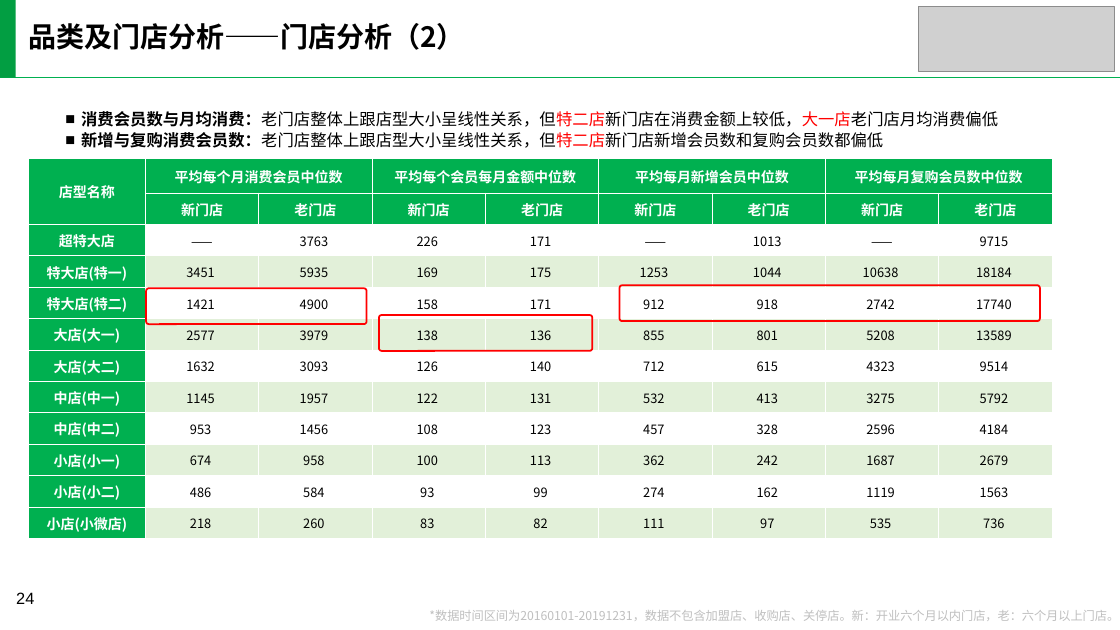
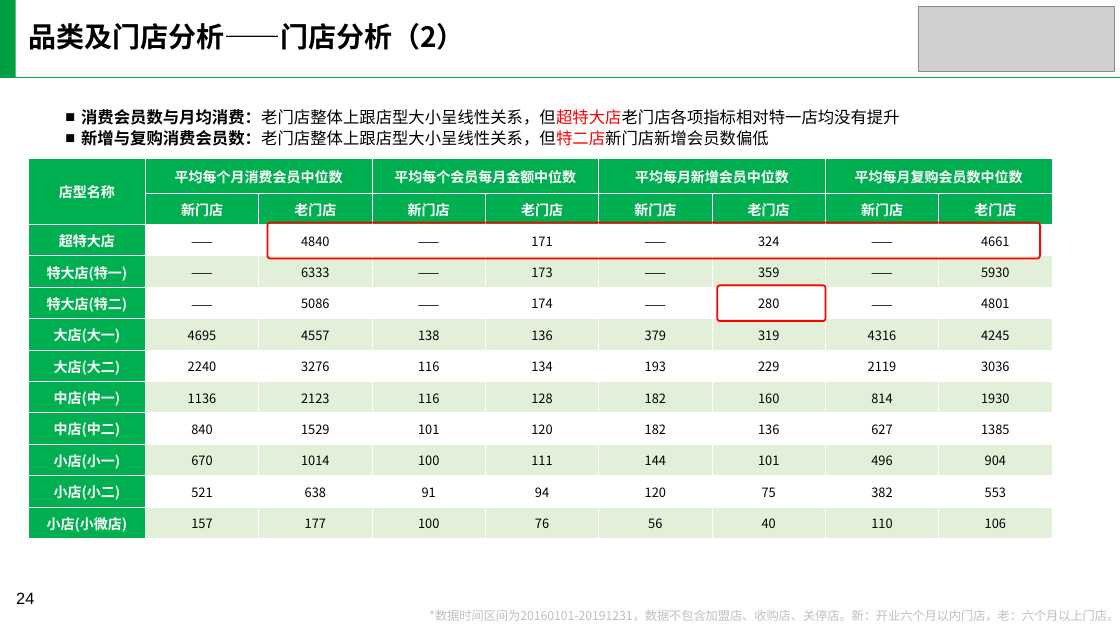
Before and after one commit to yaobozhang/YF_EB, a slide deck: slide 24 of 会员体系/会员分析/会员分析报告/会员分析报告201907/分析报告/会员分析v1.14/益丰大药房会员中心规划报告1.0--会员分析2020.1.17.pptx. Drawn at 1120x630 pixels with LibreOffice and Linux fonts; fonts in the diff are those of the drawing; grey boxes stand for pictures; background and template pictures are left out. Boxes give left, top, right and bottom in pixels: in the first picture for what was removed or moved away, otherwise in the second. Text is boxed around its words. In the diff, an @@ line names an element or a change of style, - is before the commit and + after.

```diff
--- a/会员体系/会员分析/会员分析报告/会员分析报告201907/分析报告/会员分析v1.14/益丰大药房会员中心规划报告1.0--会员分析2020.1.17.pptx
+++ b/会员体系/会员分析/会员分析报告/会员分析报告201907/分析报告/会员分析v1.14/益丰大药房会员中心规划报告1.0--会员分析2020.1.17.pptx
@@ text at box(81, 109, 900, 146): text changed @@
-■ 消费会员数与月均消费：老门店整体上跟店型大小呈线性关系，但特二店新门店在消费金额上较低，大一店老门店月均消费偏低
-■ 新增与复购消费会员数：老门店整体上跟店型大小呈线性关系，但特二店新门店新增会员数和复购会员数都偏低
+■ 消费会员数与月均消费：老门店整体上跟店型大小呈线性关系，但超特大店老门店各项指标相对特一店均没有提升
+■ 新增与复购消费会员数：老门店整体上跟店型大小呈线性关系，但特二店新门店新增会员数偏低
@@ table at box(29, 158, 1053, 539) @@
-row 3: 超特大店 | —— | 3763 | 226 | 171 | —— | 1013 | —— | 9715
+row 3: 超特大店 | —— | 4840 | —— | 171 | —— | 324 | —— | 4661
-row 4: 特大店(特一) | 3451 | 5935 | 169 | 175 | 1253 | 1044 | 10638 | 18184
+row 4: 特大店(特一) | —— | 6333 | —— | 173 | —— | 359 | —— | 5930
-row 5: 特大店(特二) | 1421 | 4900 | 158 | 171 | 912 | 918 | 2742 | 17740
+row 5: 特大店(特二) | —— | 5086 | —— | 174 | —— | 280 | —— | 4801
-row 6: 大店(大一) | 2577 | 3979 | 138 | 136 | 855 | 801 | 5208 | 13589
+row 6: 大店(大一) | 4695 | 4557 | 138 | 136 | 379 | 319 | 4316 | 4245
-row 7: 大店(大二) | 1632 | 3093 | 126 | 140 | 712 | 615 | 4323 | 9514
+row 7: 大店(大二) | 2240 | 3276 | 116 | 134 | 193 | 229 | 2119 | 3036
-row 8: 中店(中一) | 1145 | 1957 | 122 | 131 | 532 | 413 | 3275 | 5792
+row 8: 中店(中一) | 1136 | 2123 | 116 | 128 | 182 | 160 | 814 | 1930
-row 9: 中店(中二) | 953 | 1456 | 108 | 123 | 457 | 328 | 2596 | 4184
+row 9: 中店(中二) | 840 | 1529 | 101 | 120 | 182 | 136 | 627 | 1385
-row 10: 小店(小一) | 674 | 958 | 100 | 113 | 362 | 242 | 1687 | 2679
+row 10: 小店(小一) | 670 | 1014 | 100 | 111 | 144 | 101 | 496 | 904
-row 11: 小店(小二) | 486 | 584 | 93 | 99 | 274 | 162 | 1119 | 1563
+row 11: 小店(小二) | 521 | 638 | 91 | 94 | 120 | 75 | 382 | 553
-row 12: 小店(小微店) | 218 | 260 | 83 | 82 | 111 | 97 | 535 | 736
+row 12: 小店(小微店) | 157 | 177 | 100 | 76 | 56 | 40 | 110 | 106
@@ rounded rectangle: place and size @@
-rounded rectangle at box(146, 288, 366, 324)
+rounded rectangle at box(267, 223, 1040, 259)
@@ rounded rectangle: place and size @@
-rounded rectangle at box(620, 286, 1041, 322)
+rounded rectangle at box(718, 286, 826, 322)
@@ rounded rectangle removed at box(379, 315, 592, 351) @@
```
Also in this commit, not shown: 17 other files.
